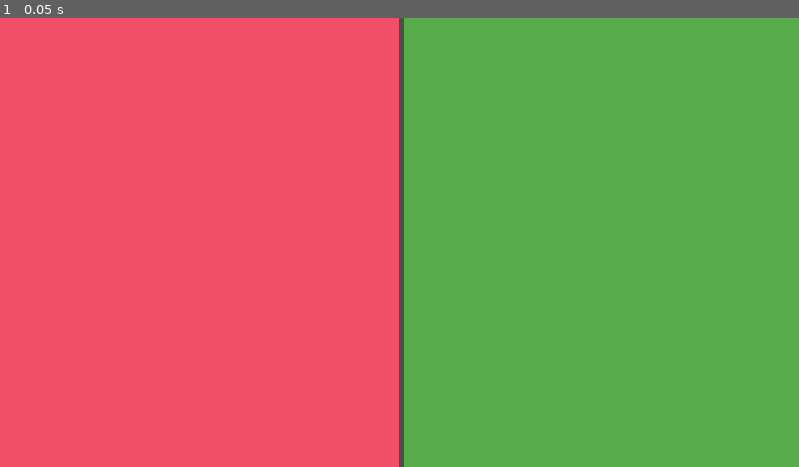
Above: before the commit, frame 1.
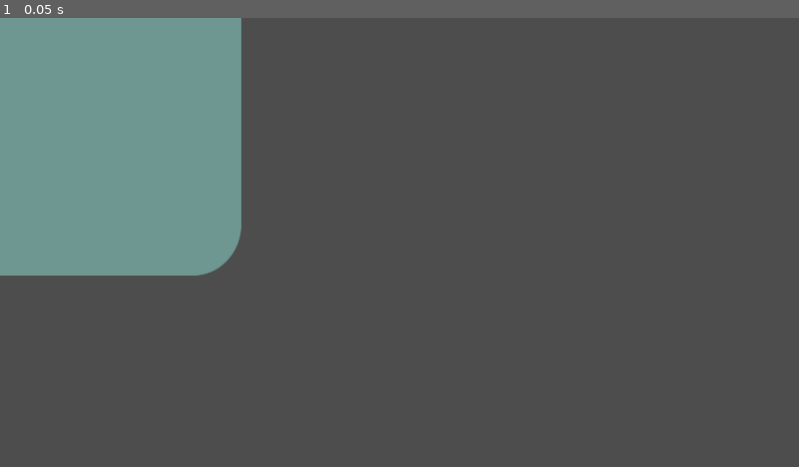
Above: after the commit, the same moment.

Repository: GenericUserIsTaken/hackpnw2024
Game: Godot game, scene res://scenes/MAIN/main.tscn
Two runs of this game, one before a commit and one after it. Both use one fixed random seed, a clock stepped at 60 frames per second and the inputs below.
Inputs:
- Up to frame 1 (0.05 s): no input

The runs differ from the first frame. In frame 1, 99% of the frame differs, in the area x 0-100%, y 0-100%.

Commit message:
tree?

Diff:
--- a/godotproject/scenes/MAIN/main.tscn
+++ b/godotproject/scenes/MAIN/main.tscn
@@ -1,24 +1,9 @@
 [gd_scene load_steps=2 format=3 uid="uid://b3jig6ur2qlqn"]
 
-[ext_resource type="PackedScene" uid="uid://oil23nrqorjg" path="res://scenes/TASK/task.tscn" id="1_bd0f7"]
+[ext_resource type="PackedScene" uid="uid://i8328df2j2rb" path="res://scenes/TREE/tree.tscn" id="1_70260"]
 
-[node name="HSplitContainer" type="HSplitContainer"]
-anchors_preset = 15
-anchor_right = 1.0
-anchor_bottom = 1.0
-grow_horizontal = 2
-grow_vertical = 2
-split_offset = 960
+[node name="Main" type="Node2D"]
 
-[node name="ColorRect" type="ColorRect" parent="."]
-layout_mode = 2
-color = Color(0.945098, 0.309804, 0.407843, 1)
+[node name="Camera2D" type="Camera2D" parent="."]
 
-[node name="HSplitContainer" type="HSplitContainer" parent="."]
-layout_mode = 2
-
-[node name="ColorRect2" type="ColorRect" parent="HSplitContainer"]
-layout_mode = 2
-color = Color(0.333333, 0.67451, 0.282353, 1)
-
-[node name="Task" parent="HSplitContainer" instance=ExtResource("1_bd0f7")]
+[node name="Tree" parent="." instance=ExtResource("1_70260")]
--- a/godotproject/scenes/TASK/task.tscn
+++ b/godotproject/scenes/TASK/task.tscn
@@ -1,3 +1,8 @@
-[gd_scene format=3 uid="uid://oil23nrqorjg"]
+[gd_scene load_steps=2 format=3 uid="uid://oil23nrqorjg"]
+
+[ext_resource type="Texture2D" uid="uid://cy68a3ddd8ymp" path="res://resources/square_rounded.png" id="1_c6lgs"]
 
 [node name="Task" type="Node2D"]
+
+[node name="Sprite2D" type="Sprite2D" parent="."]
+texture = ExtResource("1_c6lgs")
--- /dev/null
+++ b/godotproject/scenes/TREE/tree.tscn
@@ -0,0 +1,12 @@
+[gd_scene load_steps=2 format=3 uid="uid://i8328df2j2rb"]
+
+[ext_resource type="Texture2D" uid="uid://cy68a3ddd8ymp" path="res://resources/square_rounded.png" id="1_7keig"]
+
+[node name="Tree" type="CanvasLayer"]
+
+[node name="CanvasModulate" type="CanvasModulate" parent="."]
+color = Color(0.435294, 0.592157, 0.572549, 1)
+
+[node name="Sprite2D" type="Sprite2D" parent="CanvasModulate"]
+scale = Vector2(2.2832, 2.43945)
+texture = ExtResource("1_7keig")
